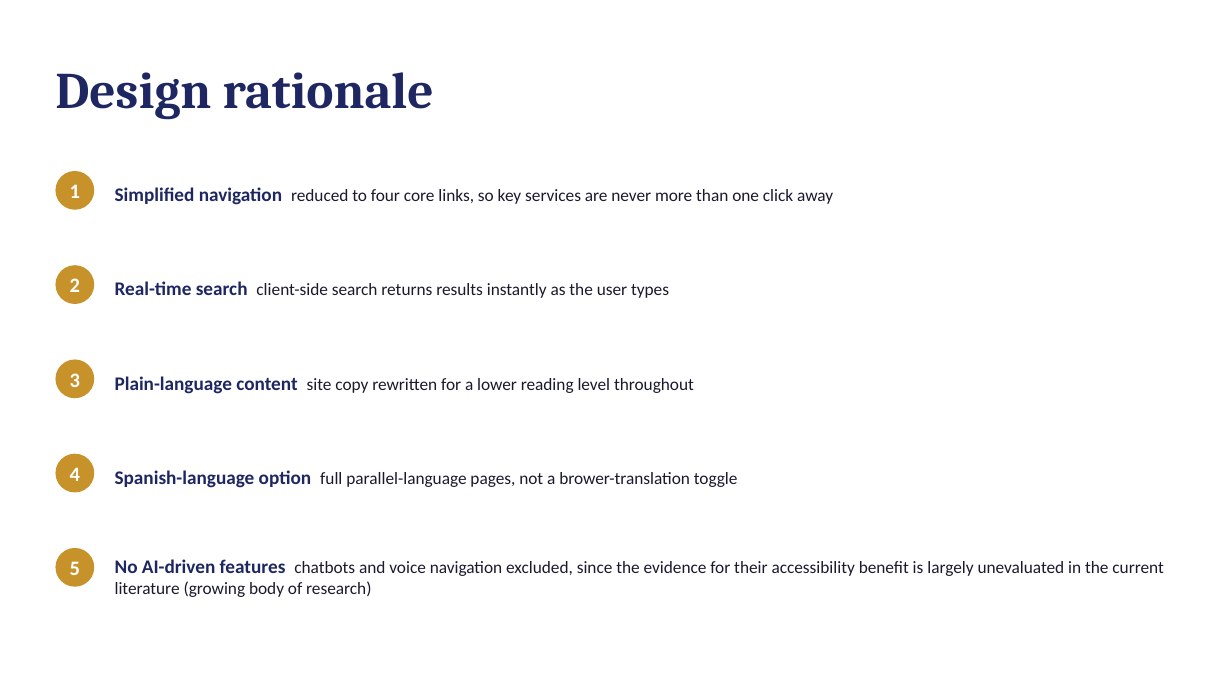
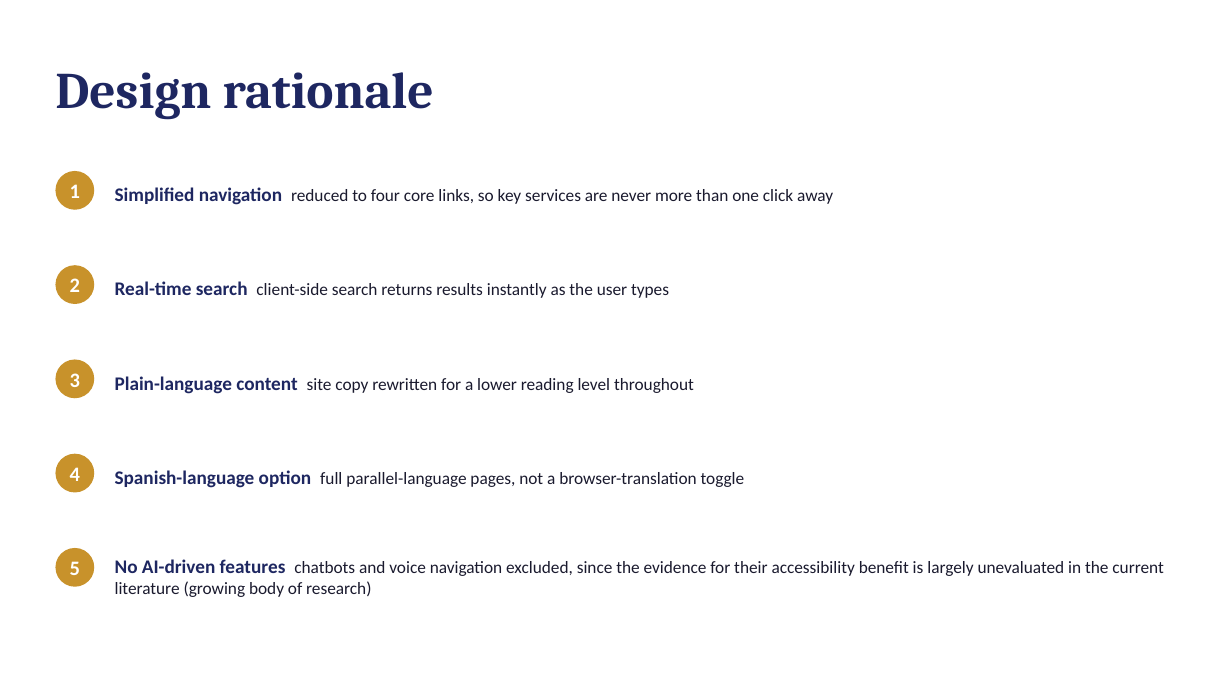
Before and after one commit to kkennebrew/zavala, a slide deck: slide 5 of Setup and Evaluation/Viva_Slides.pptx. Drawn at 1232x693 pixels with LibreOffice and Linux fonts; fonts in the diff are those of the drawing. Boxes give left, top, right and bottom in pixels: in the first picture for what was removed or moved away, otherwise in the second. Text is boxed around its words. In the diff, an @@ line names an element or a change of style, - is before the commit and + after.

Commit message:
update slides

```diff
--- a/Setup and Evaluation/Viva_Slides.pptx
+++ b/Setup and Evaluation/Viva_Slides.pptx
@@ text at [115,470,745,488]: text changed @@
-Spanish-language option full parallel-language pages, not a brower-translation toggle
+Spanish-language option full parallel-language pages, not a browser-translation toggle
```
